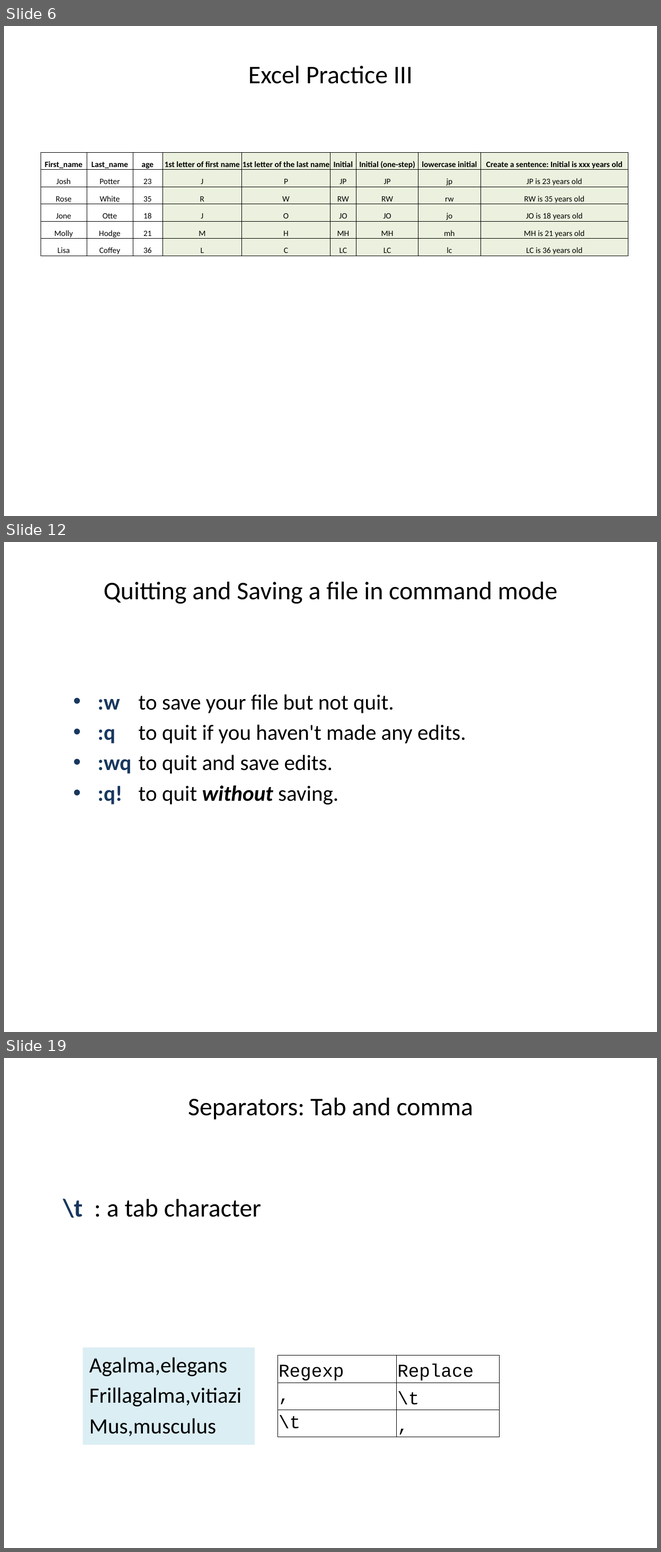
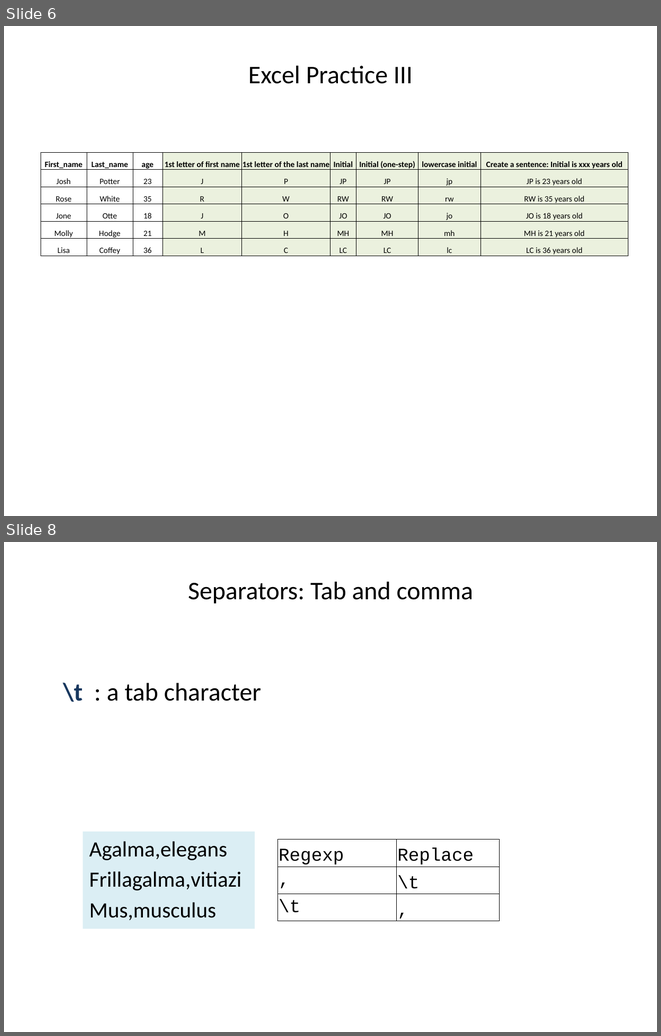
Before and after one commit to ravinpoudel/PLPTH813Bioinformatics, a slide deck: labs/lab01b_vi_regex.pptx. Shown one above the other, each under a label of ours: slides 6, 12 and 19 before the commit, slides 6 and 8 after it; the slides between them are not shown. The pictures are 661x1552 and 661x1036 pixels, drawn with LibreOffice and Linux fonts; fonts in the diff are those of the drawing. Boxes give left, top, right and bottom in pixels: in the first picture for what was removed or moved away, otherwise in the second. Text is boxed around its words. In the diff, an @@ line names an element or a change of style, - is before the commit and + after.

```diff
--- a/labs/lab01b_vi_regex.pptx
+++ b/labs/lab01b_vi_regex.pptx
@@ slide 12 removed at [4, 542, 657, 1032], background #FFFFFF @@
@@ title removed at [104, 581, 557, 604] @@
-Quitting and Saving a file in command mode
@@ text removed at [98, 694, 466, 804] @@
-• :w to save your file but not quit.
-• :q to quit if you haven't made any edits.
-• :wq to quit and save edits.
-• :q! to quit without saving.
@@ what was slide 19 is now slide 8 @@
```
Also in this commit, not shown: 2 slides changed, 10 other slides removed.
